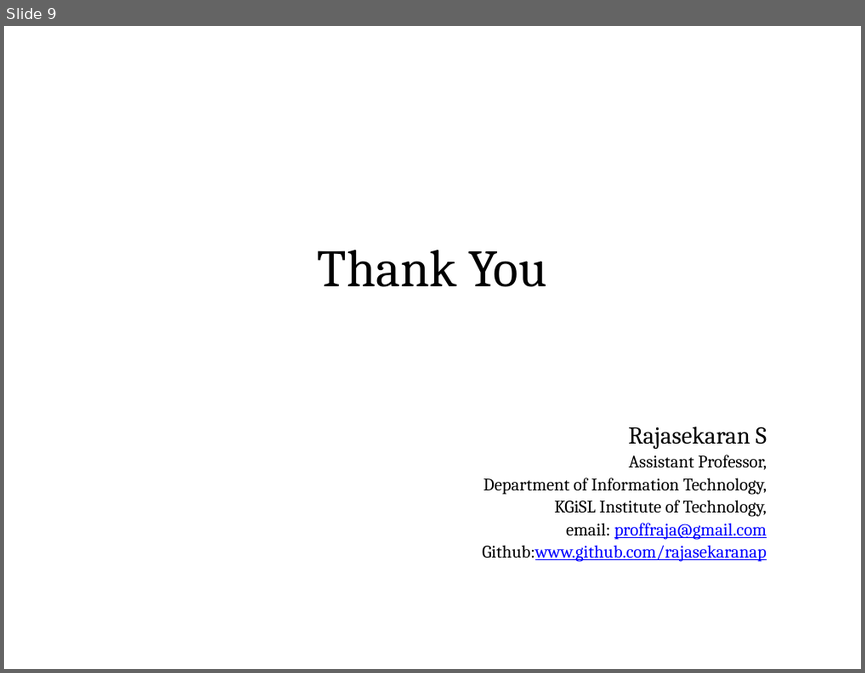
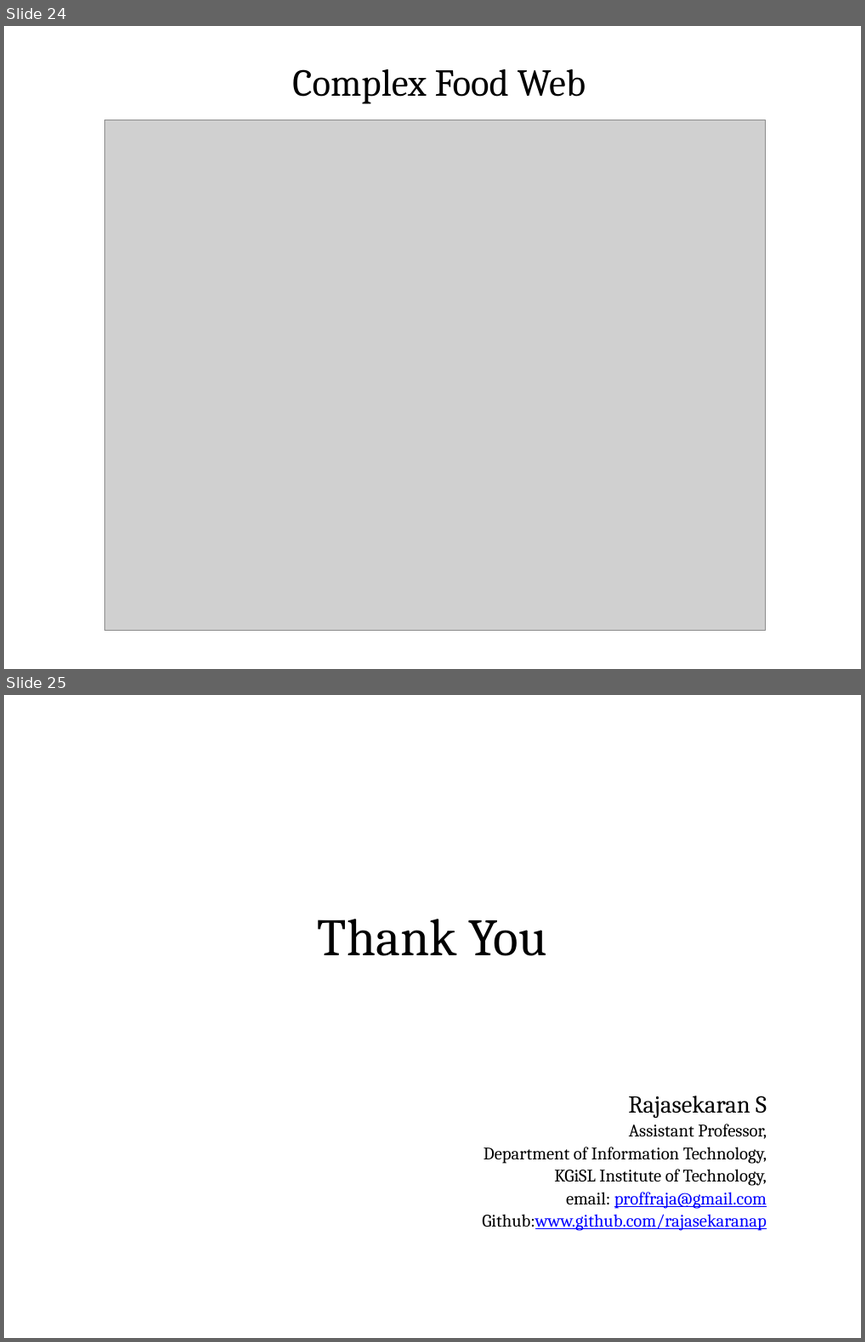
Before and after one commit to rajasekaran36/GE8291-Environmental-Science-and-Engineering, a slide deck: Slides/GE8291-U1.pptx. Shown one above the other, each under a label of ours: slide 9 before the commit, slides 24 and 25 after it. The pictures are 865x673 and 865x1342 pixels, drawn with LibreOffice and Linux fonts; fonts in the diff are those of the drawing; grey boxes stand for pictures. Boxes give left, top, right and bottom in pixels: in the first picture for what was removed or moved away, otherwise in the second. Text is boxed around its words. In the diff, an @@ line names an element or a change of style, - is before the commit and + after.

```diff
--- a/Slides/GE8291-U1.pptx
+++ b/Slides/GE8291-U1.pptx
@@ slide 24 added at (4,26,861,669), background #FFFFFF @@
@@ title added at (125,46,754,115), fill gradient #DAFDA7 to #E4FCC2 to #F5FFE7, outline #98B955 0.75 pt, 32 pt, text #000000 @@
+Complex Food Web
@@ picture added at (104,120,765,630) @@
@@ what was slide 9 is now slide 25 @@
```
Also in this commit, not shown: 15 other slides added.
